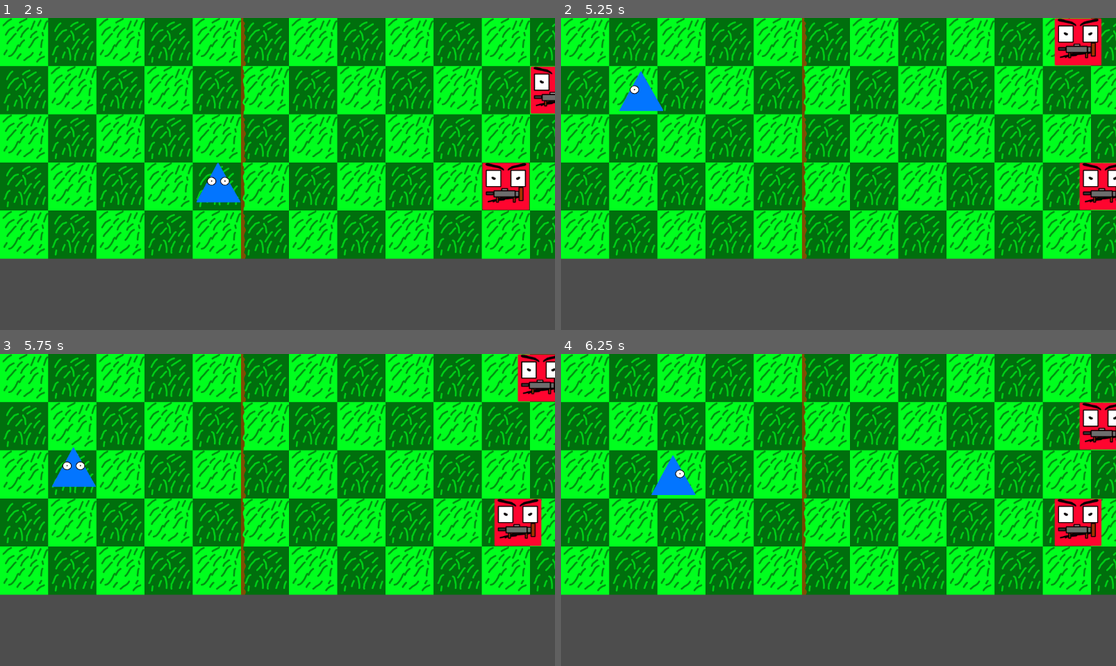
Above: before the commit, frames 1-4 (two rows, left to right).
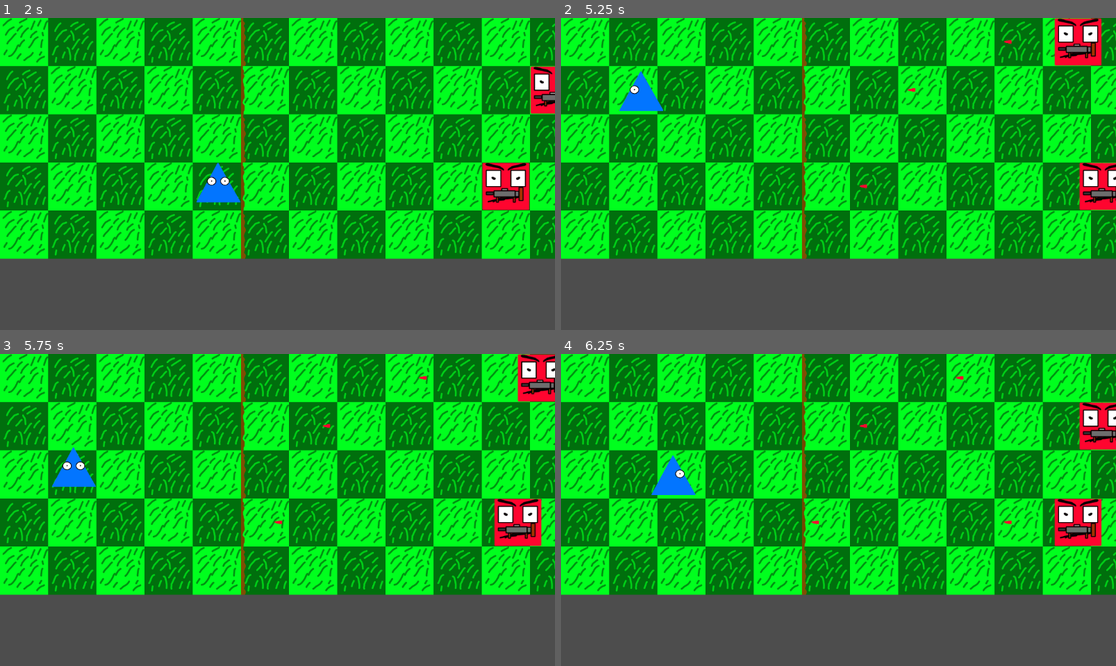
Above: after the commit, the same moments.

Repository: Killfreek/Rats
Game: Godot game, scene res://main.tscn
The game is run twice, just before and just after one commit, with the same random seed, the same clock (stepped at 60 frames per second) and the same inputs.
Inputs:
- Up to frame 1 (2 s): tap Enter at 0.5 s; hold D (MoveRight) 0.53-1.28 s; hold S (MoveDown) from 1.28 s (still down)
- Up to frame 2 (5.25 s): release S (MoveDown) at 2.03 s; hold D (MoveRight) 2.03-2.78 s; hold W (MoveUp) 2.78-3.53 s; hold A (MoveLeft) 3.53-5.03 s; hold S (MoveDown) from 5.03 s (still down)
- Up to frame 3 (5.75 s): keep holding S (MoveDown)
- Up to frame 4 (6.25 s): release S (MoveDown) at 5.78 s; hold D (MoveRight) from 5.78 s (still down)

Frame 1 is identical in both runs. In frame 2, less than 0.1% of the frame differs, in the area x 53-82%, y 6-55%; in frame 3, less than 0.1%; in frame 4, less than 0.1%, in the area x 45-82%, y 6-55%.

Commit message:
enimes now fire a bullet before leaving

Diff:
--- a/EnemyBots/EnemywithGun.gd
+++ b/EnemyBots/EnemywithGun.gd
@@ -3,6 +3,7 @@
 @export var moveStepCount : int
 @export var moveStepDistance : int
 @export var speed : int
+@export var projectile : PackedScene
 
 var finalPosition
 var rowPosition
@@ -15,13 +16,18 @@
 	returnPosition = self.position;
 
 func _process(delta):
-	move_ToTarget(delta);
-
 	if self.position == finalPosition:
 		if finalPosition != returnPosition:
+			var projectile = projectile.instantiate();
+			projectile.position = self.position + Vector2(-100,0);
+			projectile.setup(Vector2(-1000,0));
+			get_node("/root").add_child(projectile);
+
 			finalPosition = returnPosition;
 		else:
 			queue_free();
+
+	move_ToTarget(delta);
 
 func move_ToTarget(delta):
 	self.position = self.position.move_toward(finalPosition, delta * speed)
--- a/EnemyBots/EnemywithGun.tscn
+++ b/EnemyBots/EnemywithGun.tscn
@@ -1,7 +1,8 @@
-[gd_scene load_steps=4 format=3 uid="uid://bi28dgfpt004"]
+[gd_scene load_steps=5 format=3 uid="uid://bi28dgfpt004"]
 
 [ext_resource type="Texture2D" uid="uid://ct63mmuyrjhed" path="res://Sprites/HostileMobs/RedboxWithGun.png" id="1_3nea7"]
 [ext_resource type="Script" path="res://EnemyBots/EnemywithGun.gd" id="1_muyc2"]
+[ext_resource type="PackedScene" uid="uid://bp6r0h36cnlk7" path="res://Projectiles/Projectile.tscn" id="2_hdp5r"]
 
 [sub_resource type="SpriteFrames" id="SpriteFrames_ffakx"]
 animations = [{
@@ -20,6 +21,7 @@
 moveStepCount = 1
 moveStepDistance = 100
 speed = 100
+projectile = ExtResource("2_hdp5r")
 
 [node name="AnimatedSprite2D" type="AnimatedSprite2D" parent="."]
 scale = Vector2(0.5, 0.5)
--- /dev/null
+++ b/Projectiles/Projectile.gd
@@ -0,0 +1,10 @@
+extends Node2D
+
+@export var speed : int
+var finalPosition : Vector2
+
+func _process(delta):
+	self.position = self.position.move_toward(finalPosition, delta * speed)
+
+func setup(velocity : Vector2):
+	finalPosition = self.position + velocity;
--- /dev/null
+++ b/Projectiles/Projectile.tscn
@@ -0,0 +1,22 @@
+[gd_scene load_steps=4 format=3 uid="uid://bp6r0h36cnlk7"]
+
+[ext_resource type="Texture2D" uid="uid://yt6sxr4ke5hj" path="res://Sprites/HostileMobs/Projectiles.png" id="1_03ghr"]
+[ext_resource type="Script" path="res://Projectiles/Projectile.gd" id="1_fwswn"]
+
+[sub_resource type="SpriteFrames" id="SpriteFrames_hr1yl"]
+animations = [{
+"frames": [{
+"duration": 1.0,
+"texture": ExtResource("1_03ghr")
+}],
+"loop": true,
+"name": &"default",
+"speed": 5.0
+}]
+
+[node name="Projectile" type="Node2D"]
+script = ExtResource("1_fwswn")
+speed = 100
+
+[node name="AnimatedSprite2D" type="AnimatedSprite2D" parent="."]
+sprite_frames = SubResource("SpriteFrames_hr1yl")
